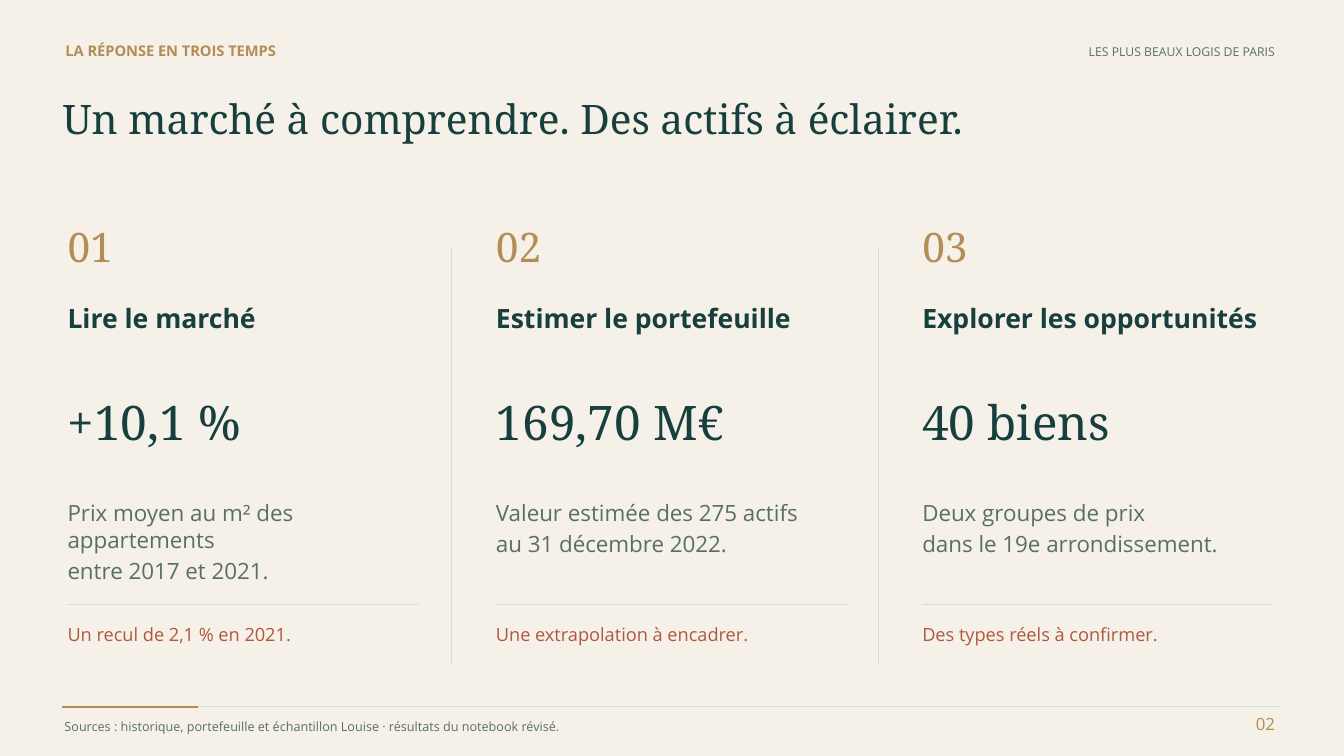
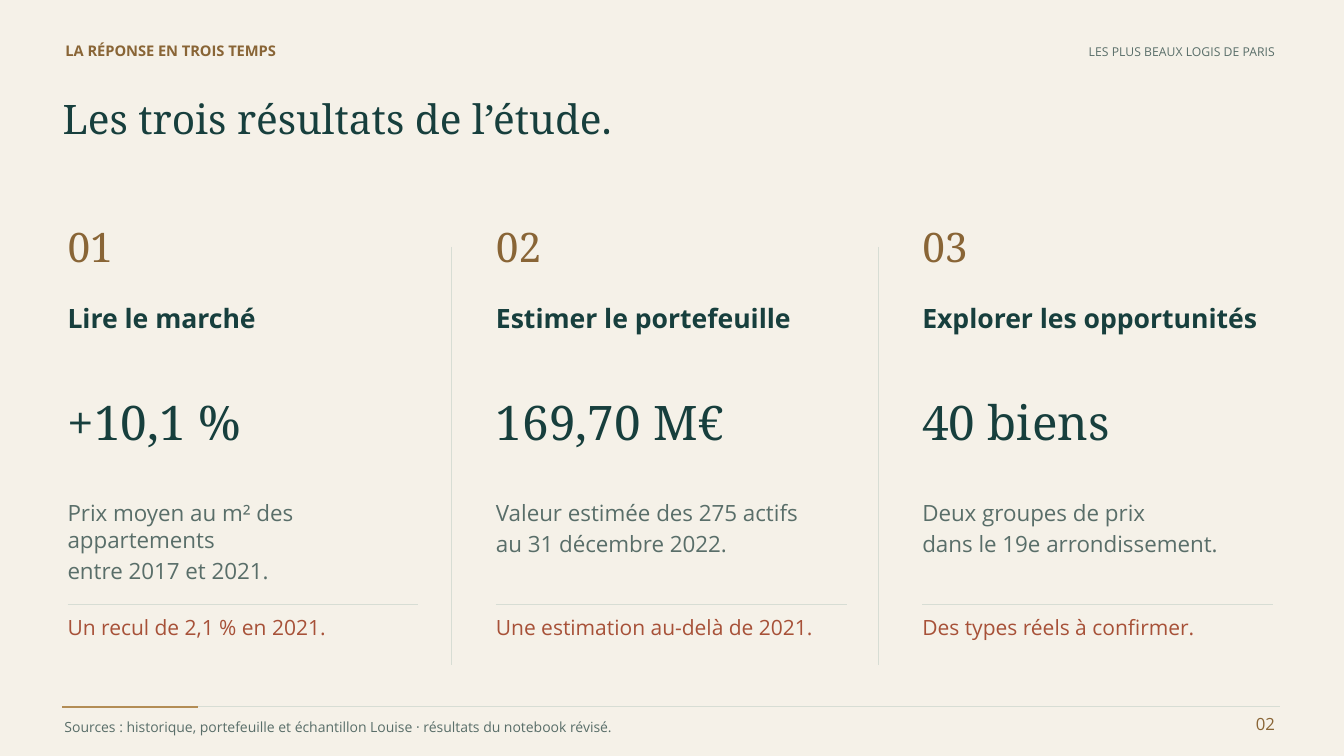
Before and after one commit to steve57000/p8, a slide deck: slide 2 of livrables/Bell_Steve_2_presentation_102026.pptx. Drawn at 1344x756 pixels with LibreOffice and Linux fonts; fonts in the diff are those of the drawing. Boxes give left, top, right and bottom in pixels: in the first picture for what was removed or moved away, otherwise in the second. Text is boxed around its words. In the diff, an @@ line names an element or a change of style, - is before the commit and + after.

```diff
--- a/livrables/Bell_Steve_2_presentation_102026.pptx
+++ b/livrables/Bell_Steve_2_presentation_102026.pptx
@@ text at <box>63,103,612,135</box>: text changed @@
-Un marché à comprendre. Des actifs à éclairer.
+Les trois résultats de l’étude.
@@ text colour #B38D55 to none in 5 elements at <box>65,43,276,56</box>, <box>1256,718,1275,730</box>, <box>68,232,113,263</box>, <box>496,232,541,263</box>, <box>922,232,967,263</box> @@
@@ text "Un recul de 2,1 % ...": place and size @@
-text "Un recul de 2,1 % ..." at <box>68,627,291,644</box>
+text "Un recul de 2,1 % ..." at <box>68,619,326,638</box>
@@ text "Un recul de 2,1 % ..." at <box>68,619,326,638</box>: size 13 to 15 pt, text colour #AF583D to none @@
@@ text at <box>496,619,813,636</box>: text changed; size 13 to 15 pt; text colour #AF583D to #A75138 @@
-Une extrapolation à encadrer.
+Une estimation au-delà de 2021.
@@ text "Des types réels à confirmer." at <box>922,619,1194,640</box>: size 13 to 15 pt, text colour #AF583D to none @@
@@ text "Des types réels à confirmer.": place and size @@
-text "Des types réels à confirmer." at <box>922,627,1157,646</box>
+text "Des types réels à confirmer." at <box>922,619,1194,640</box>
@@ text "Sources : historique, portefeuille et ..." at <box>64,721,612,736</box>: size 9 to 10 pt, text colour #596E69 to none @@
```
Also in this commit, not shown: 16 other slides changed, 2 other files.
